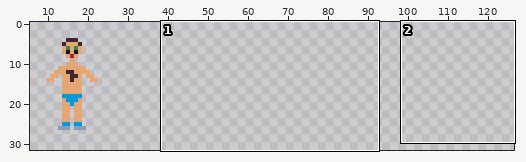
File history of a sprite sheet, Art/Man/Blue Boy front1M.png. The picture above shows the old version from afar; the outline marks the close-up.
Close-up. Before the edit:
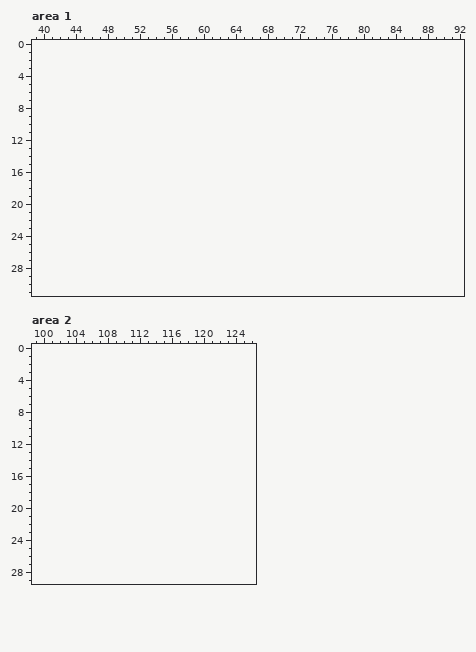
The file is 32x32 pixels. Shown: area 1: x 39..92, y 0..31; area 2: x 99..126, y 0..29. The old version is drawn lined up with the new one, on the new canvas. The wide view leaves out empty margins.
New version:
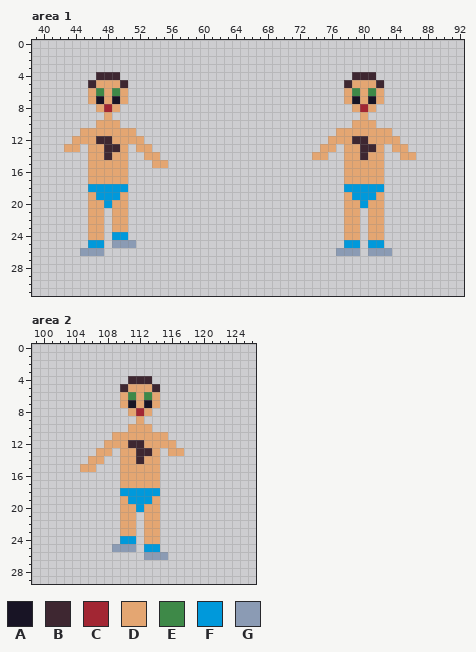
Palette (. is transparent): A #181425  B #3e2731  C #a22633  D #e4a672  E #3e8948  F #0099db  G #8b9bb4
Change:
canvas 32x32 -> 128x32
Area 1:
Colour A is added in row 7 at x 47, 49, 79 and 81.
Colour B is added in row 4 at x 47 to 49 and 79 to 81; in row 5 at x 46, 50, 78 and 82; in row 12 at x 47 to 48 and 79 to 80; in row 13 at x 48 to 49 and 80 to 81; in row 14 at x 48 and 80.
Colour C is added in row 8 at x 48 and 80.
Colour D is added in row 5 at x 47 to 49 and 79 to 81; in rows 6 to 7 at x 46, 48, 50, 78, 80 and 82; in row 8 at x 47, 49, 79 and 81; in row 9 at x 48 and 80; in row 10 at x 47 to 49 and 79 to 81; in row 11 at x 45 to 51 and 77 to 83.
Colour D is added in row 12 at x 44 to 46, 49 to 52, 76 to 78 and 81 to 84; in row 13 at x 43 to 44, 46 to 47, 50, 52 to 53, 75 to 76, 78 to 79, 82 and 84 to 85; in row 14 at x 46 to 47, 49 to 50, 53 to 54, 74 to 75, 78 to 79, 81 to 82 and 85 to 86; in row 15 at x 46 to 50, 54 to 55 and 78 to 82; in rows 16 to 17 at x 46 to 50 and 78 to 82; in row 19 at x 46, 50, 78 and 82.
Colour D is added in rows 20 to 23 at x 46 to 47, 49 to 50, 78 to 79 and 81 to 82; in row 24 at x 46 to 47, 78 to 79 and 81 to 82.
Colour E is added in row 6 at x 47, 49, 79 and 81.
Colour F is added in row 18 at x 46 to 50 and 78 to 82; in row 19 at x 47 to 49 and 79 to 81; in row 20 at x 48 and 80; in row 24 at x 49 to 50; in row 25 at x 46 to 47, 78 to 79 and 81 to 82.
Colour G is added in row 25 at x 49 to 51; in row 26 at x 45 to 47, 77 to 79 and 81 to 83.
Area 2:
Colour A is added in row 7 at x 111 and 113.
Colour B is added in row 4 at x 111 to 113; in row 5 at x 110 and 114; in row 12 at x 111 to 112; in row 13 at x 112 to 113; in row 14 at x 112.
Colour C is added in row 8 at x 112.
Colour D is added in row 5 at x 111 to 113; in rows 6 to 7 at x 110, 112 and 114; in row 8 at x 111 and 113; in row 9 at x 112; in row 10 at x 111 to 113; in row 11 at x 109 to 115.
Colour D is added in row 12 at x 108 to 110 and 113 to 116; in row 13 at x 107 to 108, 110 to 111, 114 and 116 to 117; in row 14 at x 106 to 107, 110 to 111 and 113 to 114; in row 15 at x 105 to 106 and 110 to 114; in rows 16 to 17 at x 110 to 114; in row 19 at x 110 and 114.
Colour D is added in rows 20 to 23 at x 110 to 111 and 113 to 114; in row 24 at x 113 to 114.
Colour E is added in row 6 at x 111 and 113.
Colour F is added in row 18 at x 110 to 114; in row 19 at x 111 to 113; in row 20 at x 112; in row 24 at x 110 to 111; in row 25 at x 113 to 114.
Colour G is added in row 25 at x 109 to 111; in row 26 at x 113 to 115.
